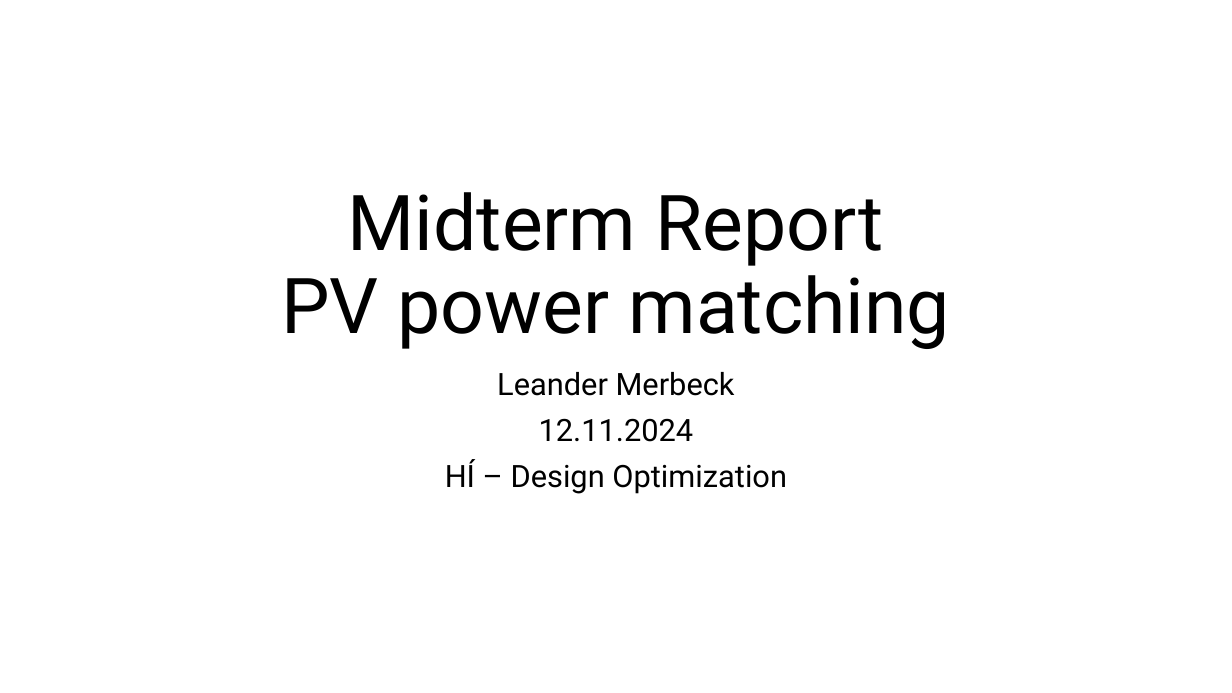
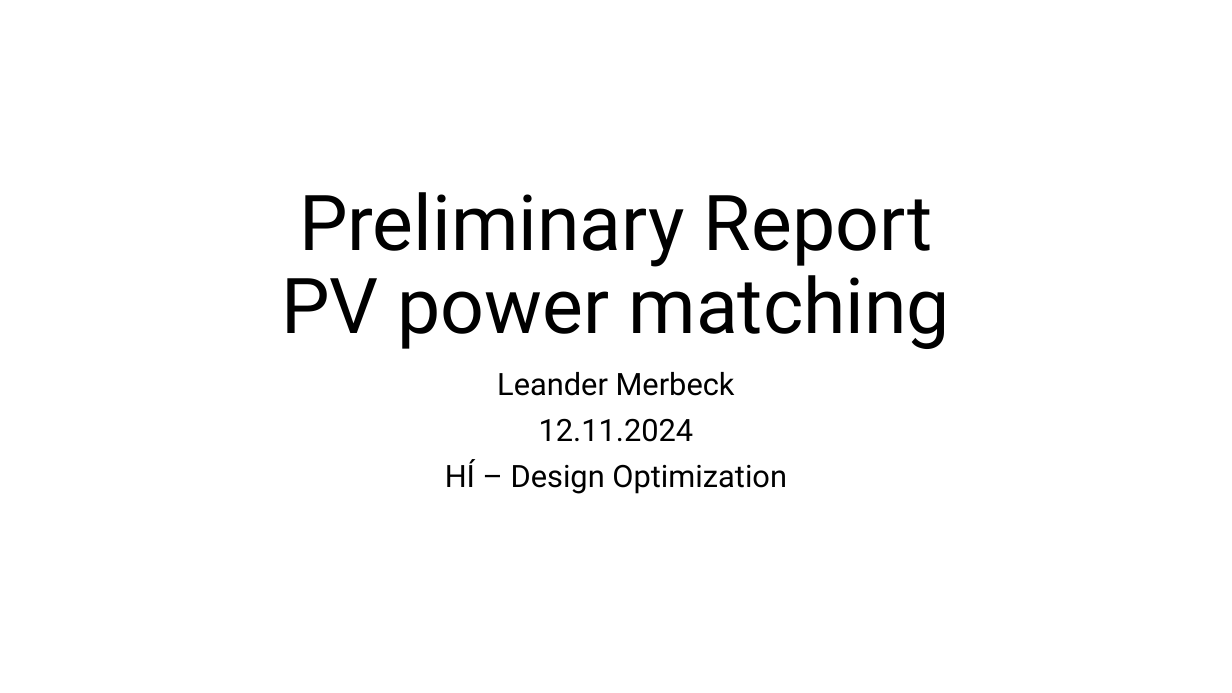
Before and after one commit to LMerbecks/PV-Power-Matching, a slide deck: slide 1 of doc/Midterm Report.pptx. Drawn at 1232x693 pixels with LibreOffice and Linux fonts; fonts in the diff are those of the drawing. Boxes give left, top, right and bottom in pixels: in the first picture for what was removed or moved away, otherwise in the second. Text is boxed around its words. In the diff, an @@ line names an element or a change of style, - is before the commit and + after.

```diff
--- a/doc/Midterm Report.pptx
+++ b/doc/Midterm Report.pptx
@@ title at (x1=281, y1=192, x2=951, y2=349): text changed @@
-Midterm Report
-PV power matching
+Preliminary Report
+PV power matching
```
Also in this commit, not shown: 1 other slide changed, 1 other file.
